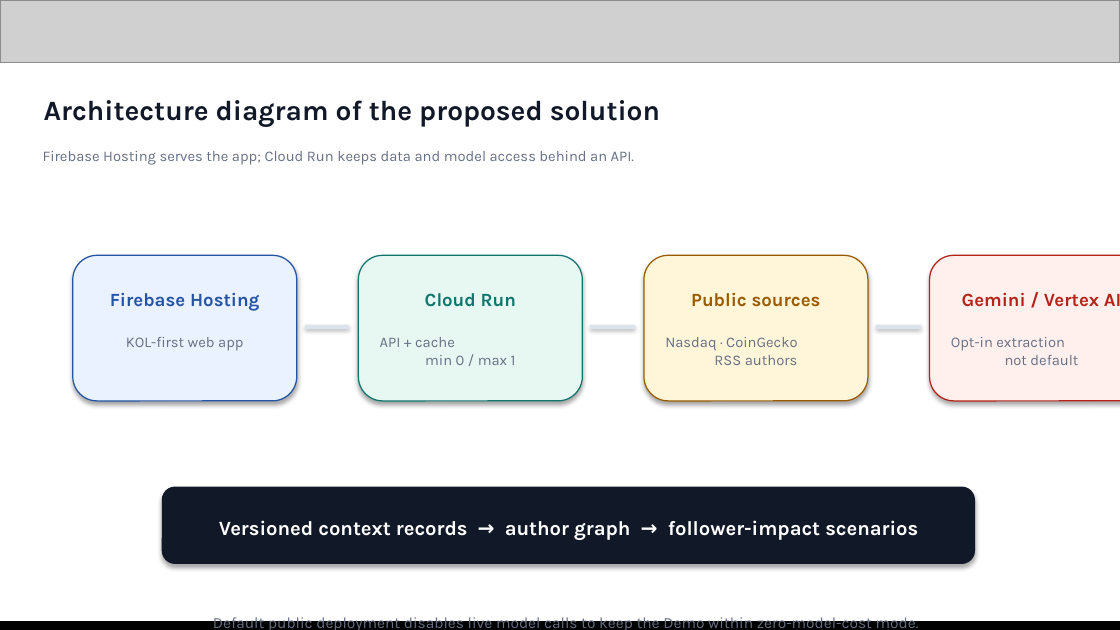
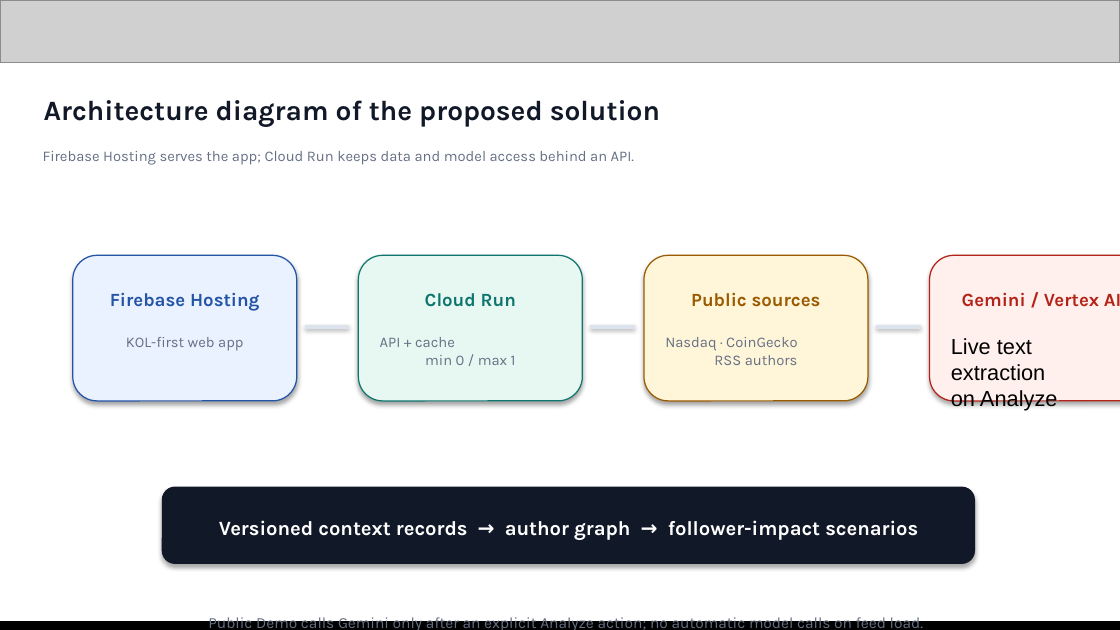
Before and after one commit to vzzzzzzz17/signalledger-ai-builder-cup-2026, a slide deck: slide 7 of SignalLedger-Official-Submission-Template.pptx. Drawn at 1120x630 pixels with LibreOffice and Linux fonts; fonts in the diff are those of the drawing; grey boxes stand for pictures. Boxes give left, top, right and bottom in pixels: in the first picture for what was removed or moved away, otherwise in the second. Text is boxed around its words. In the diff, an @@ line names an element or a change of style, - is before the commit and + after.

Commit message:
Verify and document live Vertex AI Gemini integration

```diff
--- a/SignalLedger-Official-Submission-Template.pptx
+++ b/SignalLedger-Official-Submission-Template.pptx
@@ text at bbox=[951, 338, 1058, 411]: text changed; size 9.5 to 14 pt; font Karla to Arial; text colour #667085 to #000000 @@
-Opt-in extraction
-not default
+Live text extraction
+on Analyze
@@ text at bbox=[208, 614, 923, 630]: text changed @@
-Default public deployment disables live model calls to keep the Demo within zero-model-cost mode.
+Public Demo calls Gemini only after an explicit Analyze action; no automatic model calls on feed load.
```
Also in this commit, not shown: 2 other slides changed, 5 other files.
